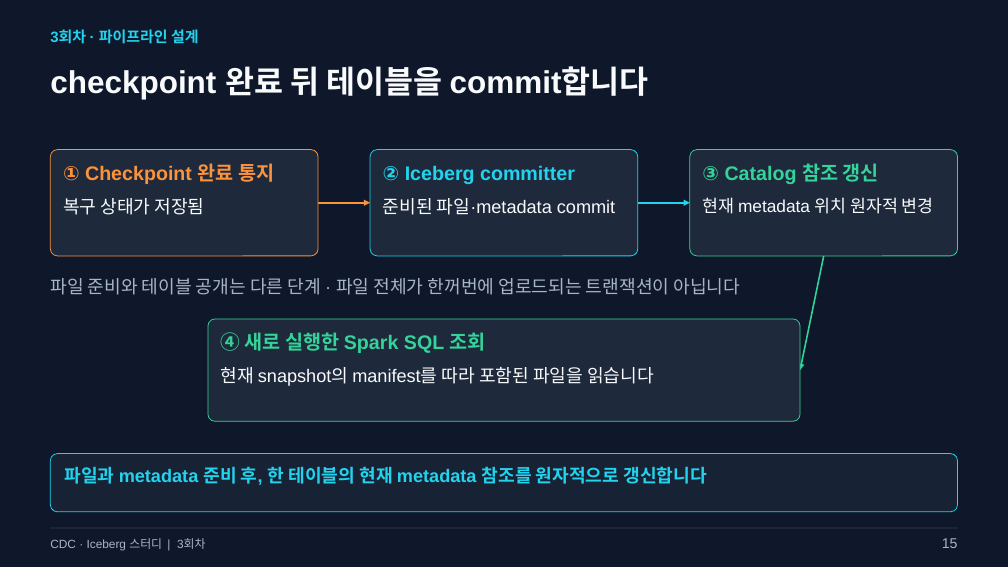
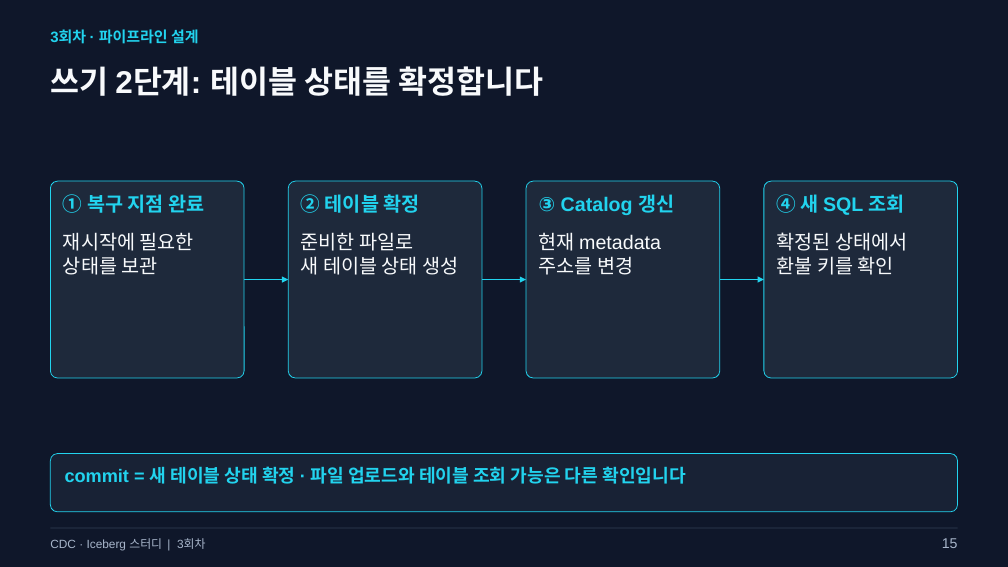
Before and after one commit to kim-dabin/cdc-lakehouse-study, a slide deck: slide 15 of labs/session03/slides/03-session03.pptx. Drawn at 1008x567 pixels with LibreOffice and Linux fonts; fonts in the diff are those of the drawing. Boxes give left, top, right and bottom in pixels: in the first picture for what was removed or moved away, otherwise in the second. Text is boxed around its words. In the diff, an @@ line names an element or a change of style, - is before the commit and + after.

```diff
--- a/labs/session03/slides/03-session03.pptx
+++ b/labs/session03/slides/03-session03.pptx
@@ text at (50,66,543,96): text changed @@
-checkpoint 완료 뒤 테이블을 commit합니다
+쓰기 2단계: 테이블 상태를 확정합니다
@@ rounded rectangle: place and size @@
-rounded rectangle at (51,150,318,256)
+rounded rectangle at (51,181,244,378)
@@ rounded rectangle at (51,181,244,378): outline #FB923C 0.75 pt to #22D3EE 0.75 pt; proportions changed @@
@@ text at (63,194,204,213): text changed; text colour #FB923C to #22D3EE @@
-① Checkpoint 완료 통지
+① 복구 지점 완료
@@ rounded rectangle: place and size @@
-rounded rectangle at (371,150,638,256)
+rounded rectangle at (288,181,482,378)
@@ rounded rectangle at (288,181,482,378): proportions changed @@
@@ text at (301,194,420,213): text changed @@
-② Iceberg committer
+② 테이블 확정
@@ arrow removed from (318, 203) to (371, 203) @@
@@ rounded rectangle: place and size @@
-rounded rectangle at (690,150,957,256)
+rounded rectangle at (526,181,720,378)
@@ rounded rectangle at (526,181,720,378): outline #34D399 0.75 pt to #22D3EE 0.75 pt; proportions changed @@
@@ text at (539,194,674,215): text changed; text colour #34D399 to #22D3EE @@
-③ Catalog 참조 갱신
+③ Catalog 갱신
@@ rounded rectangle added at (764,181,957,378), fill #1E293B, outline #22D3EE 0.75 pt @@
@@ text at (776,194,905,215): text changed; text colour #34D399 to #22D3EE @@
-④ 새로 실행한 Spark SQL 조회
+④ 새 SQL 조회
@@ text at (63,232,194,275): text changed; size 17.2 to 18.8 pt @@
-복구 상태가 저장됨
+재시작에 필요한
+상태를 보관
@@ text at (301,232,458,275): text changed; size 17.2 to 18.8 pt @@
-준비된 파일·metadata commit
+준비한 파일로
+새 테이블 상태 생성
@@ text at (539,232,661,275): text changed; size 16.5 to 18.8 pt @@
-현재 metadata 위치 원자적 변경
+현재 metadata
+주소를 변경
@@ text added at (776,232,907,275), 18.8 pt, text #F8FAFC @@
+확정된 상태에서
+환불 키를 확인
@@ text removed at (50,278,740,295) @@
-파일 준비와 테이블 공개는 다른 단계 · 파일 전체가 한꺼번에 업로드되는 트랜잭션이 아닙니다
@@ arrow added from (244, 280) to (288, 280), #22D3EE 1.5 pt @@
@@ arrow moved from (638, 203) - (690, 203) to (482, 280) - (526, 280) @@
@@ arrow moved from (824, 256) - (800, 371) to (720, 280) - (764, 280) @@
@@ arrow (720, 280) - (764, 280): stroke #34D399 1.5 pt to #22D3EE 1.5 pt @@
@@ rounded rectangle removed at (208,319,800,421) @@
@@ text removed at (220,367,654,386) @@
-현재 snapshot의 manifest를 따라 포함된 파일을 읽습니다
@@ text at (65,466,685,484): text changed @@
-파일과 metadata 준비 후, 한 테이블의 현재 metadata 참조를 원자적으로 갱신합니다
+commit = 새 테이블 상태 확정 · 파일 업로드와 테이블 조회 가능은 다른 확인입니다
```
Also in this commit, not shown: 7 other slides changed, 2 slides added, 2 slides removed, 2 other files.
